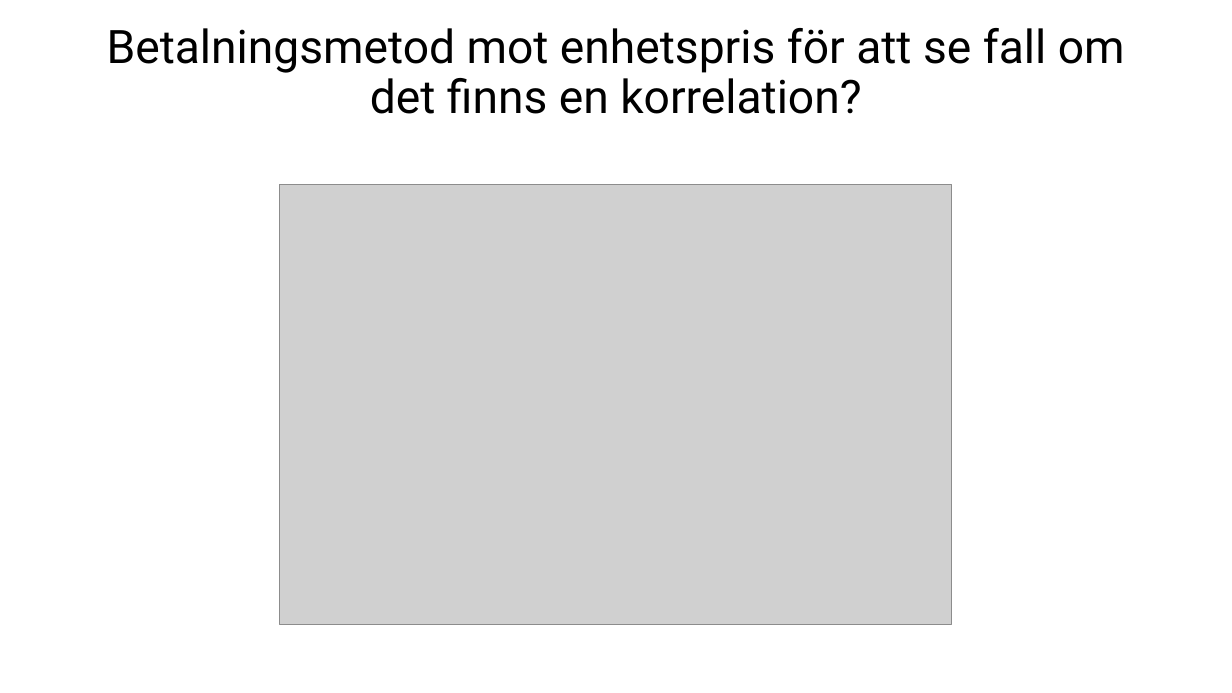
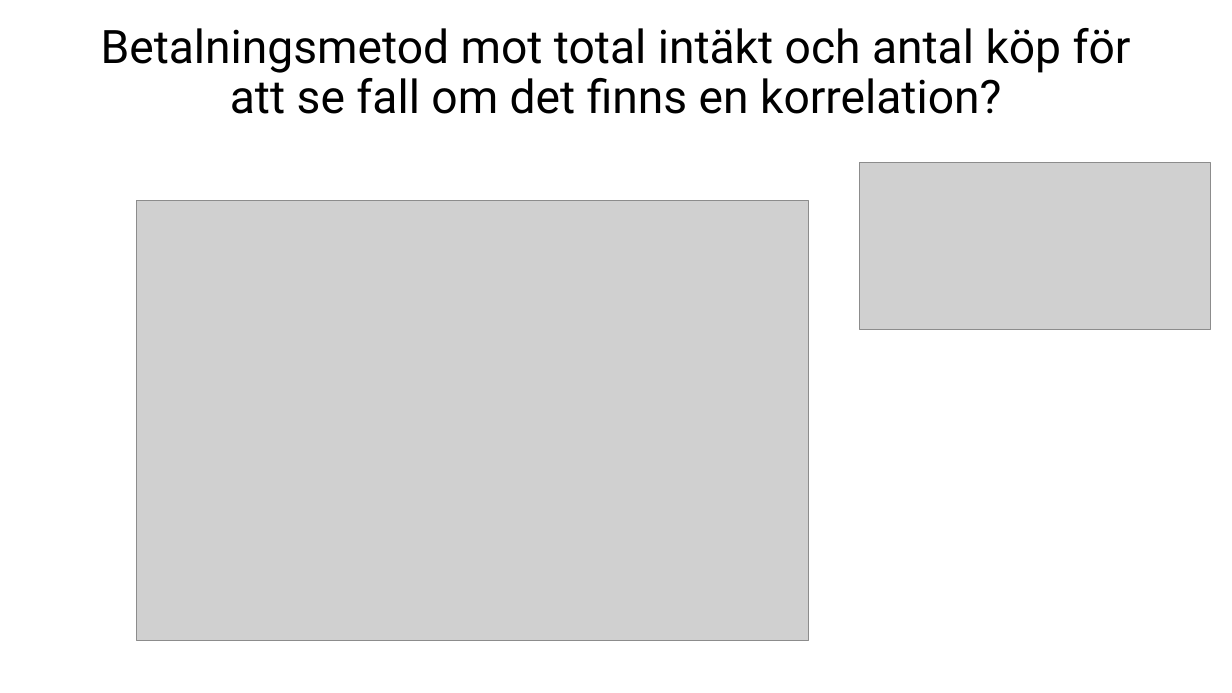
Before and after one commit to eliasstalfreelancer/GruppArbete_Grupp_1_Programering_R, a slide deck: slide 5 of rapport_folder/Placeholder_PowerPoint.pptx. Drawn at 1232x693 pixels with LibreOffice and Linux fonts; fonts in the diff are those of the drawing; grey boxes stand for pictures. Boxes give left, top, right and bottom in pixels: in the first picture for what was removed or moved away, otherwise in the second. Text is boxed around its words. In the diff, an @@ line names an element or a change of style, - is before the commit and + after.

```diff
--- a/rapport_folder/Placeholder_PowerPoint.pptx
+++ b/rapport_folder/Placeholder_PowerPoint.pptx
@@ title at <box>101,28,1131,114</box>: text changed @@
-Betalningsmetod mot enhetspris för att se fall om det finns en korrelation?
+Betalningsmetod mot total intäkt och antal köp för att se fall om det finns en korrelation?
@@ picture added at <box>860,163,1211,329</box> @@
@@ picture: place and size @@
-picture at <box>280,185,952,625</box>
+picture at <box>137,201,809,640</box>
```
Also in this commit, not shown: 4 other slides changed.
